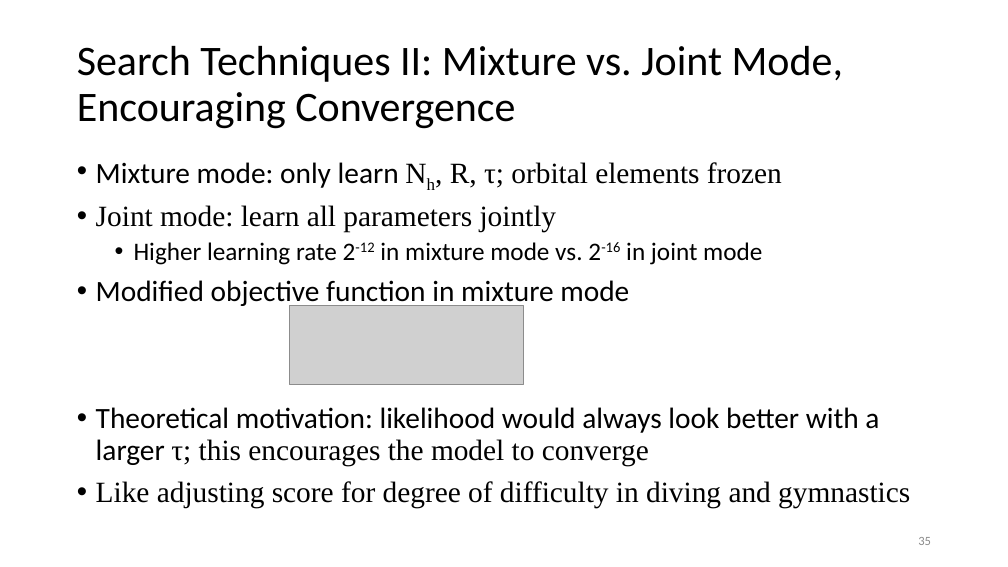
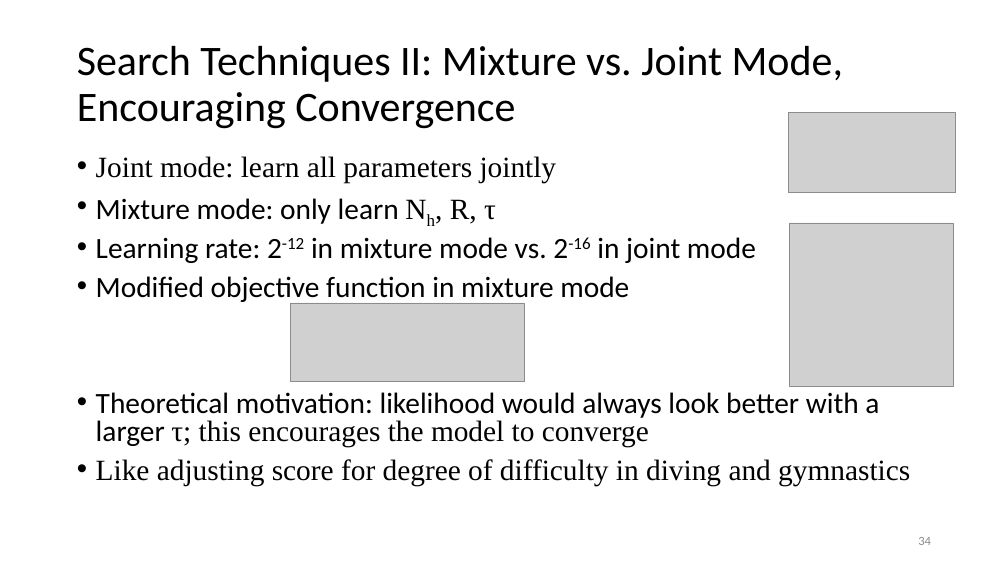
Before and after one commit to memanuel/kepler-sieve, a slide deck: slide 34 of thesis/kepler-sieve-slides.pptx (slide 35 before the commit). Drawn at 1008x567 pixels with LibreOffice and Linux fonts; fonts in the diff are those of the drawing; grey boxes stand for pictures. Boxes give left, top, right and bottom in pixels: in the first picture for what was removed or moved away, otherwise in the second. Text is boxed around its words. In the diff, an @@ line names an element or a change of style, - is before the commit and + after.

Commit message:
revised presentation

```diff
--- a/thesis/kepler-sieve-slides.pptx
+++ b/thesis/kepler-sieve-slides.pptx
@@ picture added at box(789, 113, 957, 193) @@
@@ text at box(96, 162, 782, 188): paragraph removed @@
-• Mixture mode: only learn Nh, R, τ; orbital elements frozen
@@ text at box(96, 156, 910, 486): line spacing 0.9 to 0.8 @@
@@ text at box(96, 198, 756, 263): text changed; size 24 to 28 pt @@
-  • Higher learning rate 2-12 in mixture mode vs. 2-16 in joint mode
+• Mixture mode: only learn Nh, R, τ
+• Learning rate: 2-12 in mixture mode vs. 2-16 in joint mode
@@ picture added at box(789, 223, 954, 387) @@
@@ page number at box(918, 537, 931, 545): text changed @@
-35
+34
```
Also in this commit, not shown: 20 other slides changed, 1 slide added, 1 other file.
